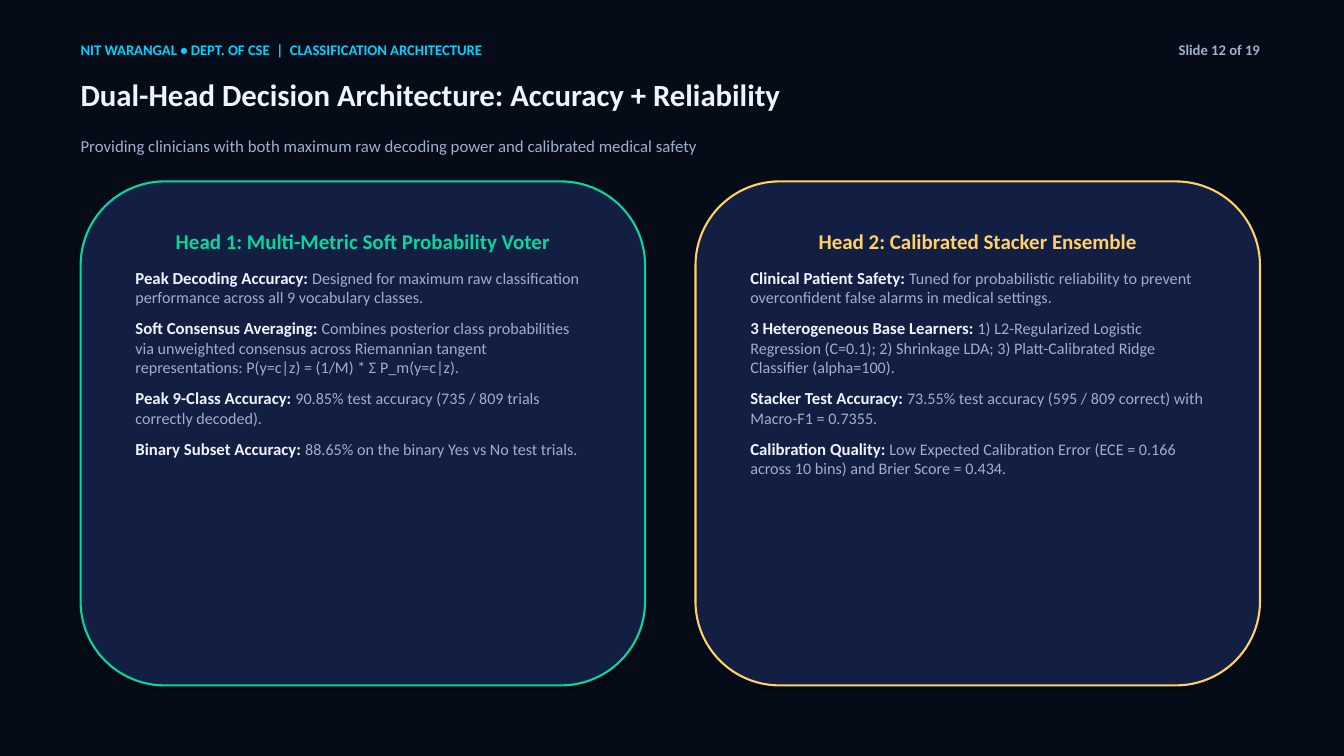
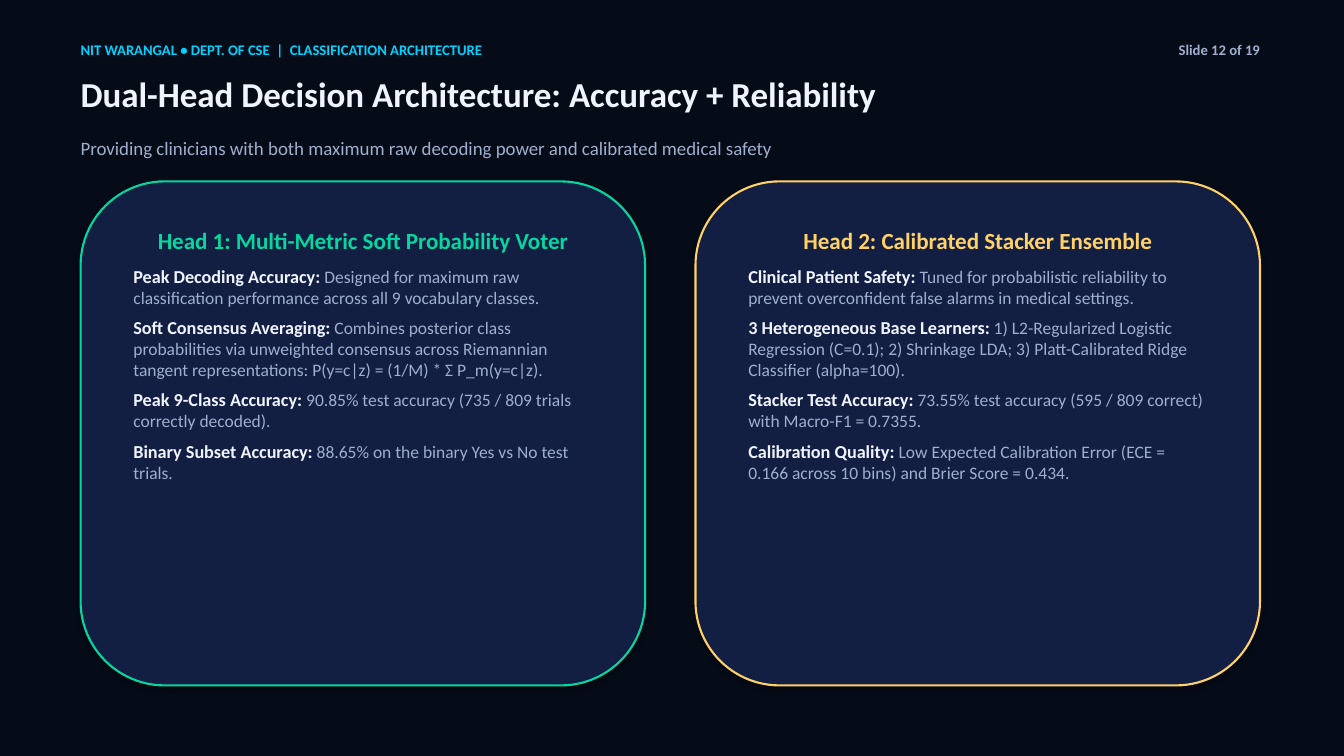
Before and after one commit to bharrdwajsaurabh-git/NITW-Topic6-EEG-Imagined-Words, a slide deck: slide 12 of NITW_Topic6_Presentation.pptx. Drawn at 1344x756 pixels with LibreOffice and Linux fonts; fonts in the diff are those of the drawing. Boxes give left, top, right and bottom in pixels: in the first picture for what was removed or moved away, otherwise in the second. Text is boxed around its words. In the diff, an @@ line names an element or a change of style, - is before the commit and + after.

```diff
--- a/NITW_Topic6_Presentation.pptx
+++ b/NITW_Topic6_Presentation.pptx
@@ text "Dual-Head Decision Architecture: Accuracy + ..." at (81, 82, 875, 113): size 22 to 25 pt @@
@@ text "Providing clinicians with both maximum ..." at (81, 142, 772, 158): size 12 to 13.5 pt @@
@@ rounded rectangle "Head 1: Multi-Metric Soft Probability ..." at (81, 181, 645, 686): size 15 to 16.5 pt in "Head 1: Multi-Metric Soft Probability Voter"; size 12 to 13 pt in "Peak Decoding Accuracy:", "Soft Consensus Averaging:", "Peak 9-Class Accuracy:", "Binary Subset Accuracy:"; size 11.5 to 12.5 pt in "Designed for maximum raw classification performance across ...", "Combines posterior class probabilities via unweighted consen ...", "90.85% test accuracy (735 / 809 trials ...", "88.65% on the binary Yes vs No ..."; less space between paragraphs @@
@@ rounded rectangle "Head 2: Calibrated Stacker Ensemble" at (696, 181, 1260, 686): size 15 to 16.5 pt in "Head 2: Calibrated Stacker Ensemble"; size 12 to 13 pt in "Clinical Patient Safety:", "3 Heterogeneous Base Learners:", "Stacker Test Accuracy:", "Calibration Quality:"; size 11.5 to 12.5 pt in "Tuned for probabilistic reliability to prevent overconfident ...", "1) L2-Regularized Logistic Regression (C=0.1); 2) Shrinkage ...", "73.55% test accuracy (595 / 809 correct) ...", "Low Expected Calibration Error (ECE = 0.166 ..."; less space between paragraphs @@
```
Also in this commit, not shown: 17 other slides changed, 8 other files.
